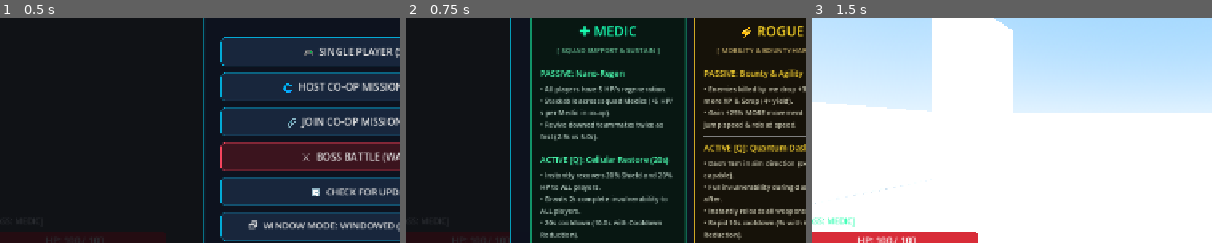
Above: before the commit, frames 1-3 (left to right).
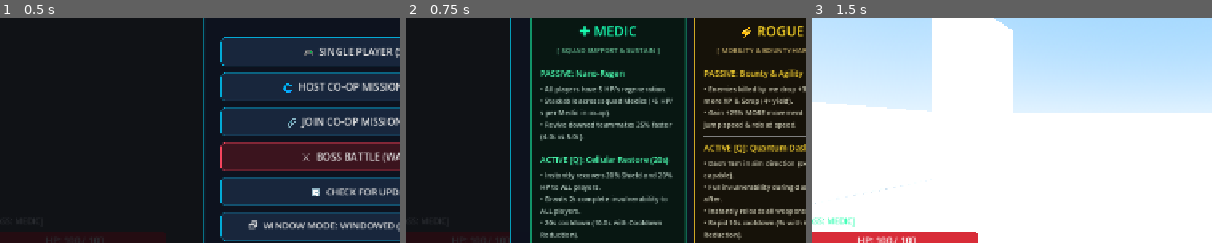
Above: after the commit, the same moments.

Repository: YuriSekaii/CyberHorde-FPS-Roguelike
Game: Godot game, scene res://scenes/main.tscn
Two runs of this game, one before a commit and one after it. Both use one fixed random seed, a clock stepped at 60 frames per second and the inputs below.
Inputs:
- Up to frame 1 (0.5 s): no input
- Up to frame 2 (0.75 s): click "🎮 SINGLE PLAYER (SOLO)" at 0.5 s
- Up to frame 3 (1.5 s): click "DEPLOY MEDIC (1)" at 1.25 s
The pictures show only the part of the screen within x 4-54%, y 25-75%; the shares and areas given below are measured in that part.

Frame 1 is identical in both runs. In frame 2, 0.4% of the frame differs, in the area x 33-67%, y 45-55%; in frame 3, nothing differs.

Commit message:
Balance Medic: Nerf quick revive passive from twice as fast to 25% faster (4.0s vs 5.0s)

Diff:
--- a/scenes/ui/lobby_menu.tscn
+++ b/scenes/ui/lobby_menu.tscn
@@ -699,7 +699,7 @@
 theme_override_font_sizes/font_size = 11
 text = "• All players have 5 HP/s regeneration.
 • Stackable across squad Medics (+5 HP/s per Medic in co-op).
-• Revive downed teammates twice as fast (2.5s vs 5.0s)."
+• Revive downed teammates 25% faster (4.0s vs 5.0s)."
 autowrap_mode = 2
 
 [node name="Sep2" type="HSeparator" parent="Panel/VBoxContainer/ClassSelectContainer/CardsHBox/MedicCard/Margin/VBox"]
--- a/scripts/player/player.gd
+++ b/scripts/player/player.gd
@@ -879,8 +879,8 @@
 		if downed_teammate.revive_prompt:
 			downed_teammate.revive_prompt.visible = true
 
-		# Medic Passive: Revive downed teammates twice as fast (2.5s vs 5.0s)
-		var revive_speed: float = 2.0 if player_class == "medic" else 1.0
+		# Medic Passive: Revive downed teammates 25% faster (4.0s vs 5.0s)
+		var revive_speed: float = 1.25 if player_class == "medic" else 1.0
 		if Input.is_action_pressed("interact"):
 			revive_progress += delta * revive_speed
 			var pct = int(clampf((revive_progress / BASE_REVIVE_TIME) * 100.0, 0.0, 100.0))
@@ -893,7 +893,7 @@
 		else:
 			revive_progress = maxf(0.0, revive_progress - delta * 2.0)
 			if downed_teammate.revive_prompt:
-				downed_teammate.revive_prompt.text = "[HOLD E TO REVIVE (2.5s - MEDIC)]" if player_class == "medic" else "[HOLD E TO REVIVE (5s)]"
+				downed_teammate.revive_prompt.text = "[HOLD E TO REVIVE (4s - MEDIC)]" if player_class == "medic" else "[HOLD E TO REVIVE (5s)]"
 	else:
 		revive_progress = 0.0
 
Not shown, changed: README.md
